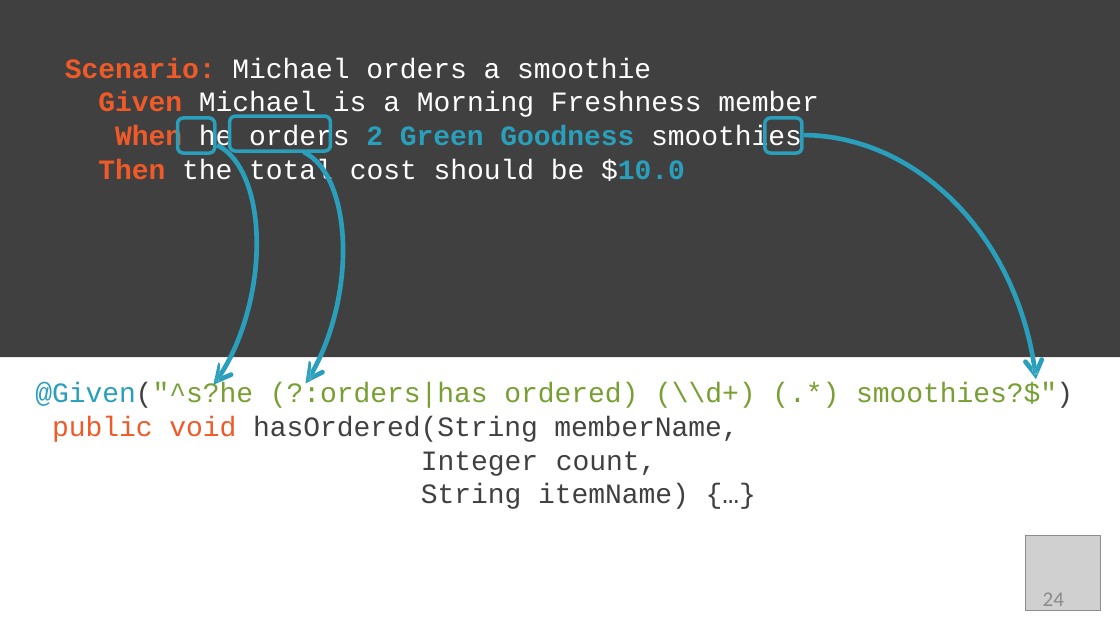
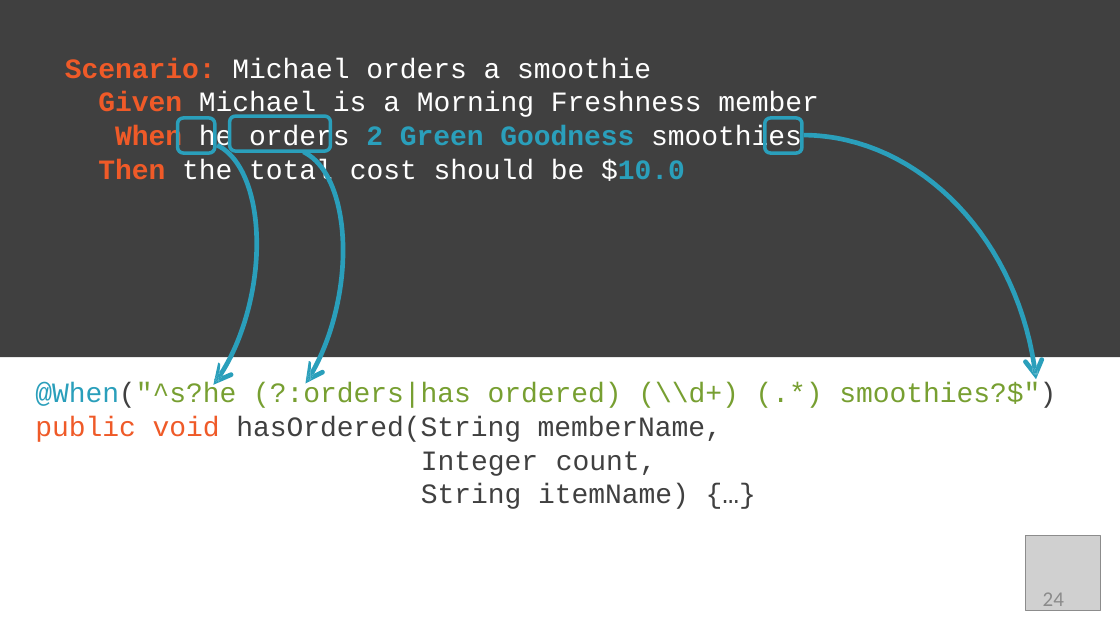
Before and after one commit to StevenJoseph19/ASDE-2023, a slide deck: slide 24 of Learning Phase/Week 1/Day 4/Behavior-driven Development and Cucumber/Slides/6. Glue Code - Automating Scenarios/glue-code-automating-scenarios-slides.pptx. Drawn at 1120x630 pixels with LibreOffice and Linux fonts; fonts in the diff are those of the drawing; grey boxes stand for pictures. Boxes give left, top, right and bottom in pixels: in the first picture for what was removed or moved away, otherwise in the second. Text is boxed around its words. In the diff, an @@ line names an element or a change of style, - is before the commit and + after.

```diff
--- a/Learning Phase/Week 1/Day 4/Behavior-driven Development and Cucumber/Slides/6. Glue Code - Automating Scenarios/glue-code-automating-scenarios-slides.pptx
+++ b/Learning Phase/Week 1/Day 4/Behavior-driven Development and Cucumber/Slides/6. Glue Code - Automating Scenarios/glue-code-automating-scenarios-slides.pptx
@@ text at <box>35,383,1056,442</box>: text changed @@
-@Given("^s?he (?:orders|has ordered) (\\d+) (.*) smoothies?$") public void hasOrdered(String memberName,
+@When("^s?he (?:orders|has ordered) (\\d+) (.*) smoothies?$") public void hasOrdered(String memberName,
```
Also in this commit, not shown: 1 other slide changed, 23 other files.
